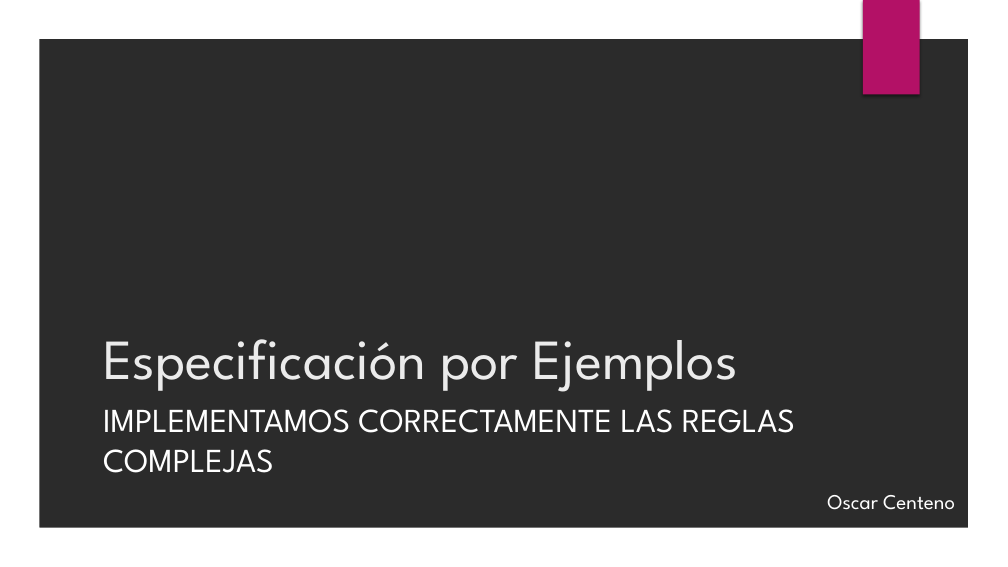
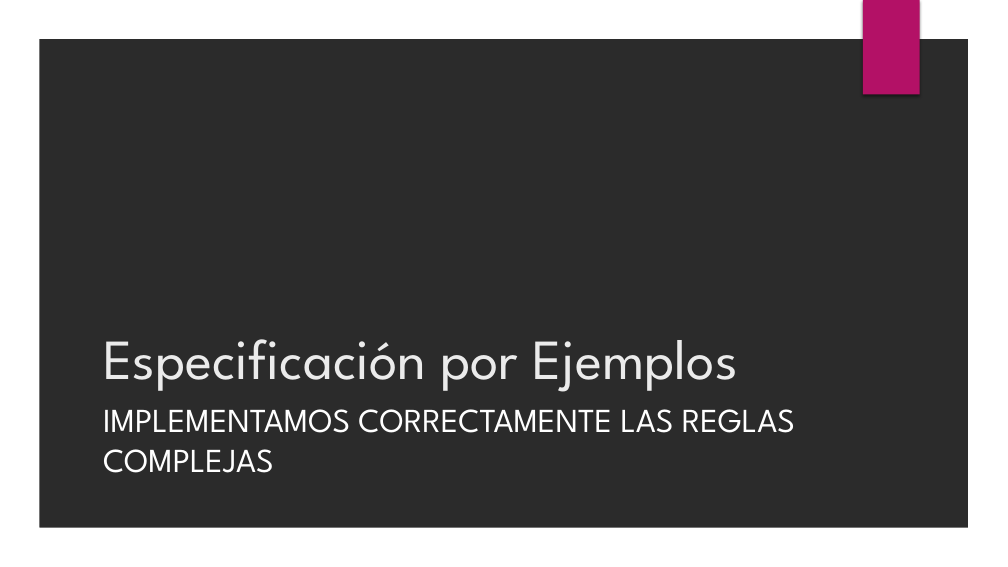
Before and after one commit to oscarcenteno/charla-especificacion-por-ejemplos, a slide deck: slide 1 of Especificacion por Ejemplos.pptx. Drawn at 1008x567 pixels with LibreOffice and Linux fonts; fonts in the diff are those of the drawing; background and template pictures are left out; a plain dark background stands for a picture behind light text. Boxes give left, top, right and bottom in pixels: in the first picture for what was removed or moved away, otherwise in the second. Text is boxed around its words. In the diff, an @@ line names an element or a change of style, - is before the commit and + after.

```diff
--- a/Especificacion por Ejemplos.pptx
+++ b/Especificacion por Ejemplos.pptx
@@ text removed at [827,495,955,510] @@
-Oscar Centeno
```
Also in this commit, not shown: 4 other slides changed, 10 other files.
